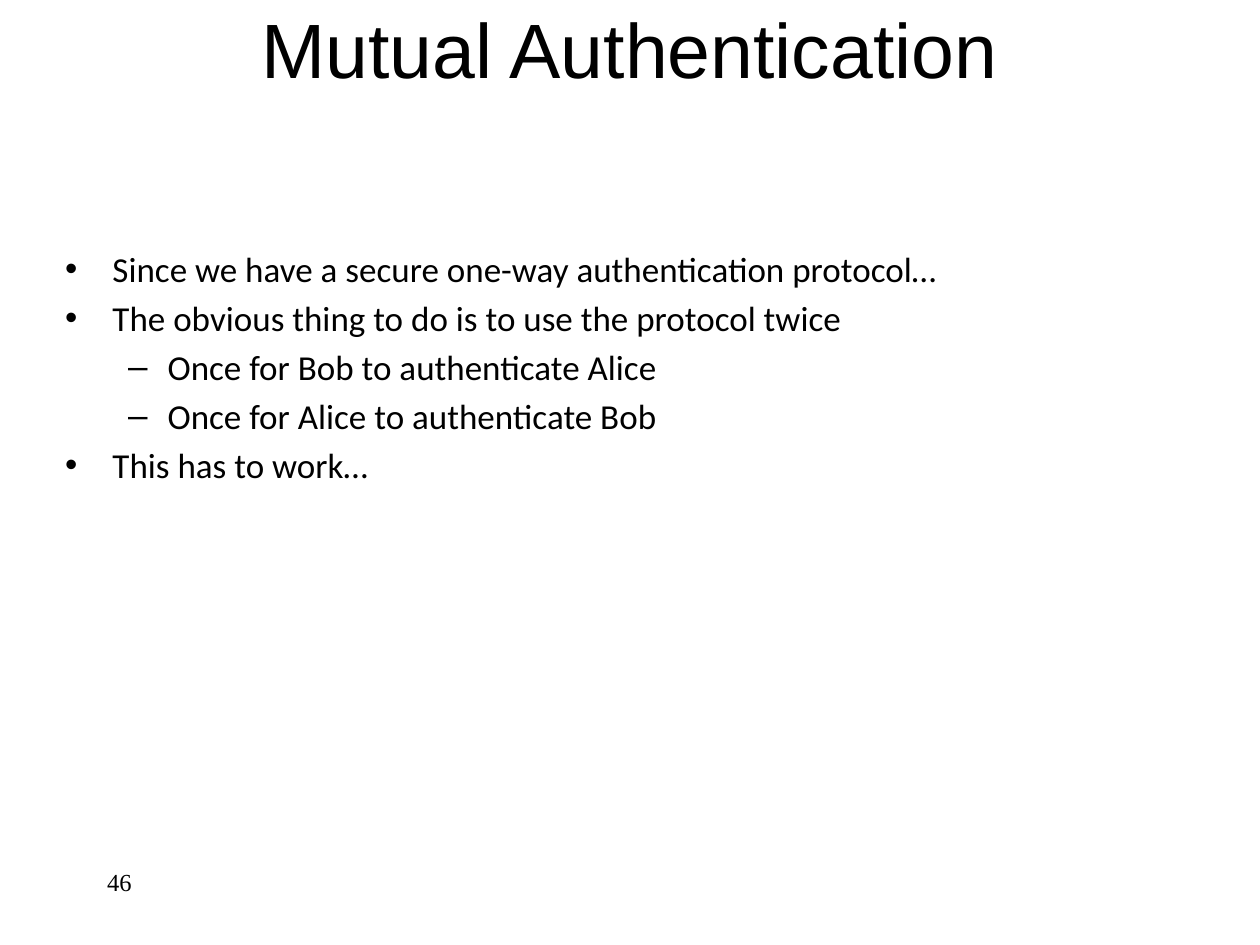
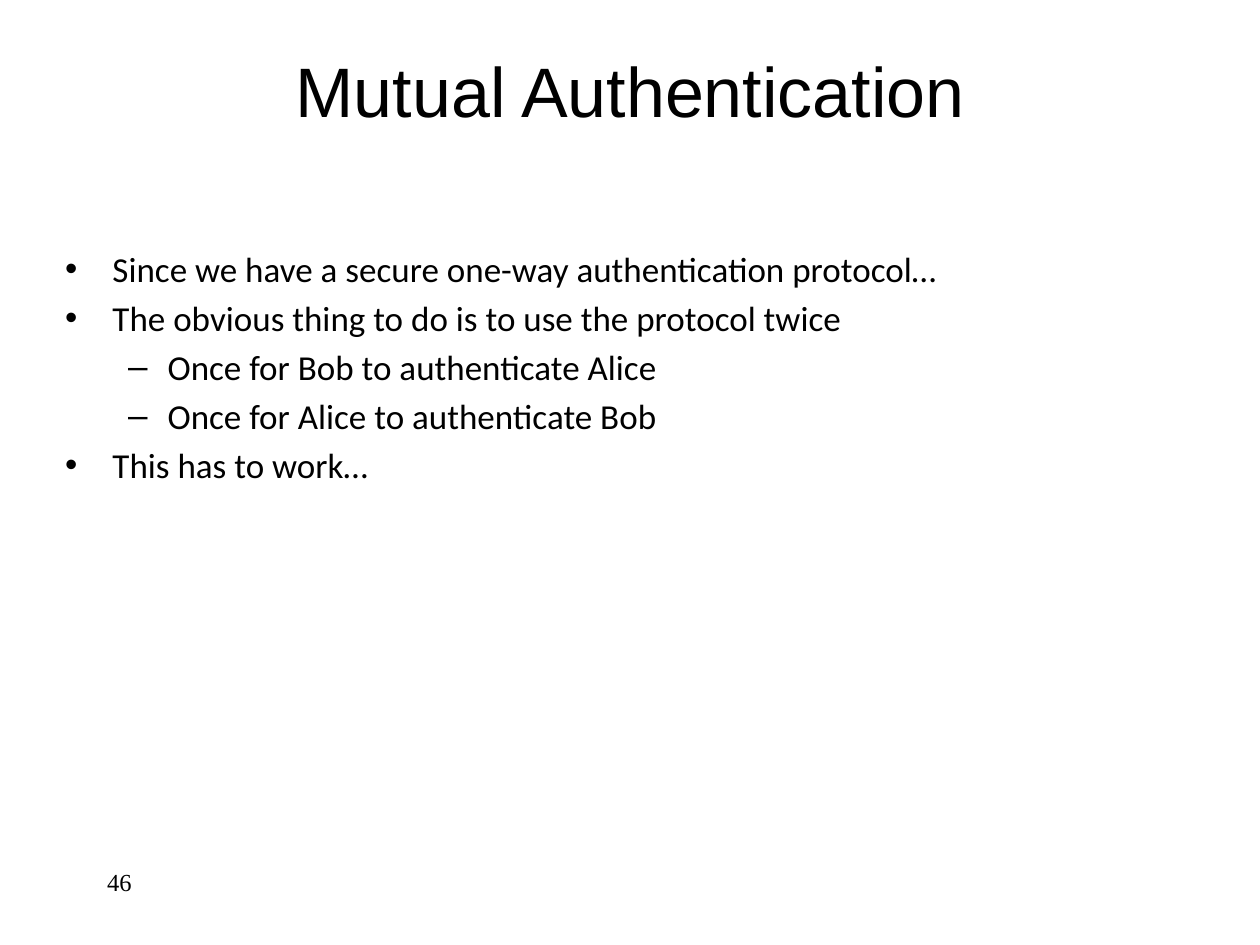
Before and after one commit to jlmucb/class_notes, a slide deck: slide 46 of BerkeleyClass/CS290Spring2013/Lectures/Cryptoclass9.pptx. Drawn at 1260x945 pixels with LibreOffice and Linux fonts; fonts in the diff are those of the drawing. Boxes give left, top, right and bottom in pixels: in the first picture for what was removed or moved away, otherwise in the second. Text is boxed around its words. In the diff, an @@ line names an element or a change of style, - is before the commit and + after.

Commit message:
FOrmatting

```diff
--- a/BerkeleyClass/CS290Spring2013/Lectures/Cryptoclass9.pptx
+++ b/BerkeleyClass/CS290Spring2013/Lectures/Cryptoclass9.pptx
@@ title "Mutual Authentication": place and size @@
-title "Mutual Authentication" at (262,22,998,79)
+title "Mutual Authentication" at (296,66,964,118)
@@ title "Mutual Authentication" at (296,66,964,118): size 44 to 40 pt @@
```
Also in this commit, not shown: 28 other slides changed.
